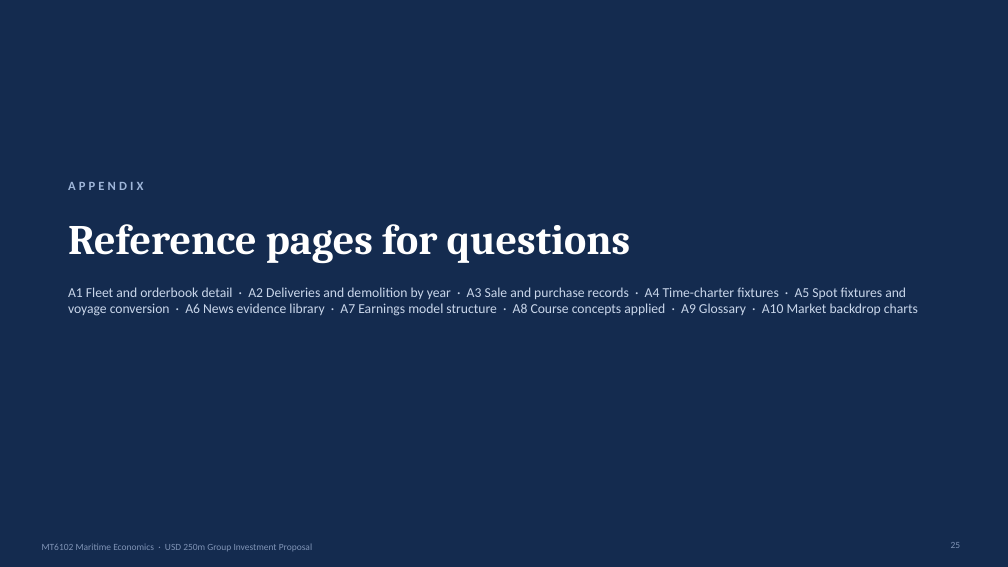
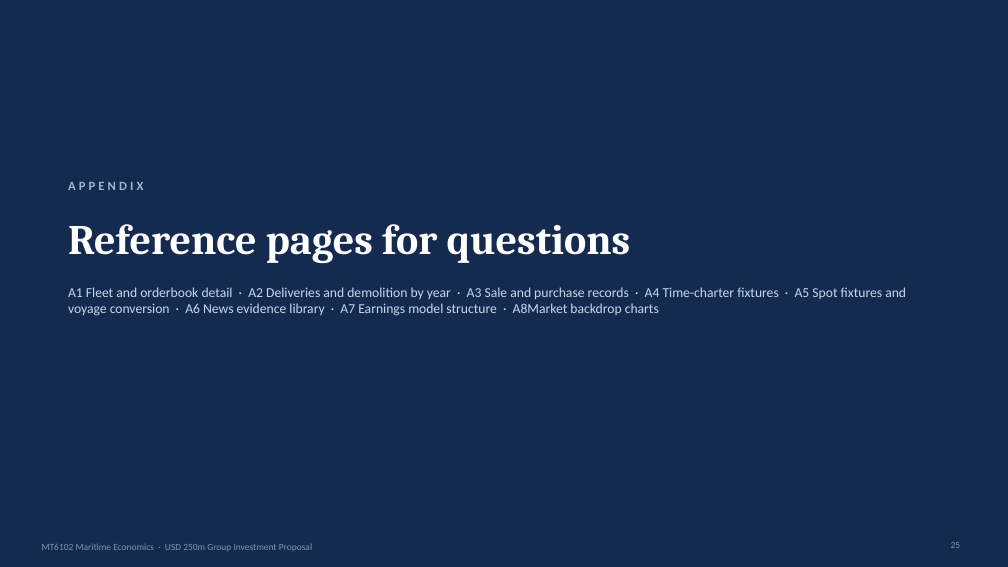
Before and after one commit to zhanmingliu2025-max/MT6102, a slide deck: slide 25 of MT6102_Group_Presentation.pptx. Drawn at 1008x567 pixels with LibreOffice and Linux fonts; fonts in the diff are those of the drawing. Boxes give left, top, right and bottom in pixels: in the first picture for what was removed or moved away, otherwise in the second. Text is boxed around its words. In the diff, an @@ line names an element or a change of style, - is before the commit and + after.

```diff
--- a/MT6102_Group_Presentation.pptx
+++ b/MT6102_Group_Presentation.pptx
@@ text at bbox=[68, 287, 906, 316]: text changed @@
-A1 Fleet and orderbook detail · A2 Deliveries and demolition by year · A3 Sale and purchase records · A4 Time-charter fixtures · A5 Spot fixtures and voyage conversion · A6 News evidence library · A7 Earnings model structure · A8 Course concepts applied · A9 Glossary · A10 Market backdrop charts
+A1 Fleet and orderbook detail · A2 Deliveries and demolition by year · A3 Sale and purchase records · A4 Time-charter fixtures · A5 Spot fixtures and voyage conversion · A6 News evidence library · A7 Earnings model structure · A8Market backdrop charts
```
Also in this commit, not shown: 22 other slides changed, 2 slides removed, 3 other files.
